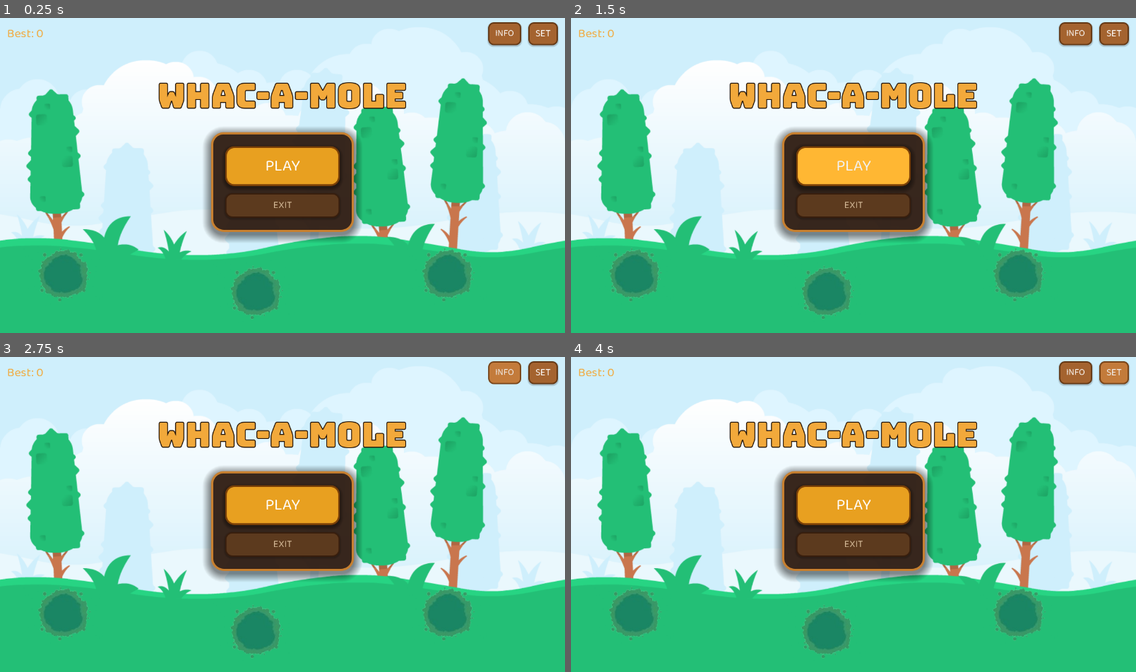
Above: before the commit, frames 1-4 (two rows, left to right).
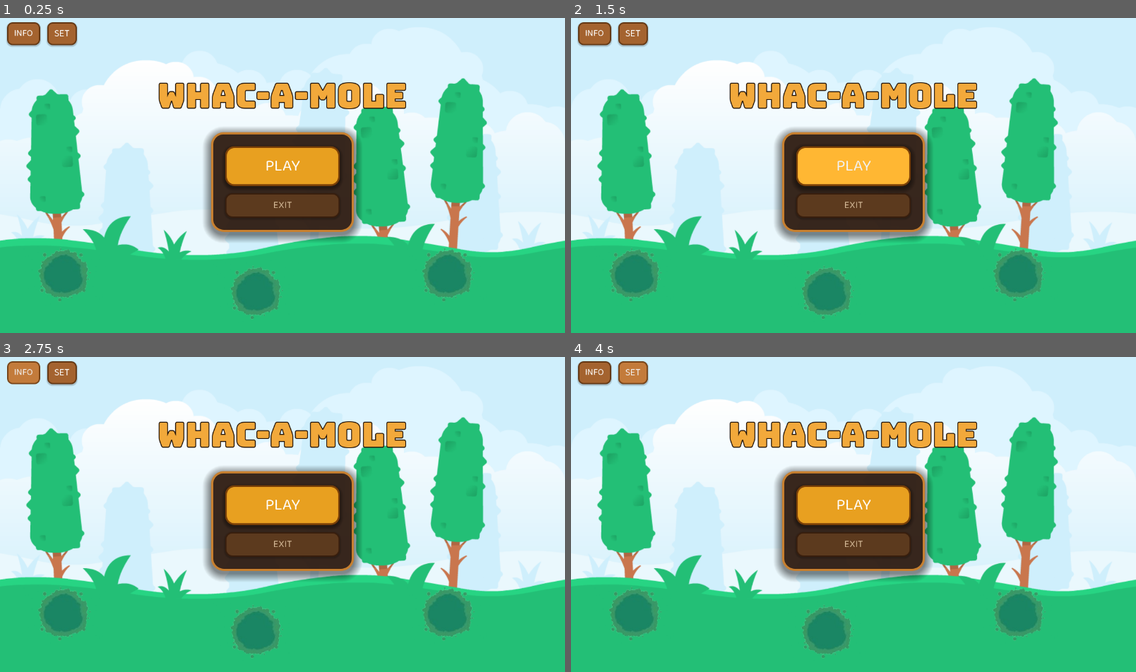
Above: after the commit, the same moments.

Repository: dexterMorgaN-9/whac-a-molee
Game: Godot game, scene res://main_menu.tscn
Same seed, same stepped clock (60 frames per second), same inputs: the game is played once before the commit and once after it.
Inputs (mouse positions are in pixels of both pictures, inside the frame that each line leads up to):
- Up to frame 1 (0.25 s): no input
- Up to frame 2 (1.5 s): click "PLAY" at 0.5 s; click "PLAY" at 1.25 s
- Up to frame 3 (2.75 s): click "INFO" at 2 s
- Up to frame 4 (4 s): click "SET" at 2.75 s; tap Enter at 3.5 s; move the mouse to (633, 609) at 3.52 s; hold Right from 3.53 s (still down); tap Alt at 3.6 s; click (633, 609) at 3.67 s

The runs differ from the first frame. In frame 1, 1.8% of the frame differs, in the area x 1-99%, y 1-10%; in frame 2, 1.8%; in frame 3, 1.7%; in frame 4, 1.8%.

Commit message:
UPDATED MAIN MENU SCENE

Diff:
--- a/main_menu.tscn
+++ b/main_menu.tscn
@@ -5,12 +5,6 @@
 [ext_resource type="PackedScene" uid="uid://b6qq2rv4r50sn" path="res://hole.tscn" id="3_holes"]
 [ext_resource type="FontFile" uid="uid://bdgkboniynclb" path="res://fonts/Bungee-Regular.ttf" id="4_bungee"]
 [ext_resource type="FontFile" uid="uid://bhcstrg3eou5v" path="res://fonts/Baloo2[wght].ttf" id="5_baloo"]
-
-[sub_resource type="FontVariation" id="FontVariation_baloo_bold"]
-base_font = ExtResource("5_baloo")
-variation_opentype = {
-"wght": 700
-}
 
 [sub_resource type="FontVariation" id="FontVariation_baloo_semibold"]
 base_font = ExtResource("5_baloo")
@@ -88,6 +82,12 @@
 shadow_size = 20
 shadow_offset = Vector2(0, 6)
 
+[sub_resource type="FontVariation" id="FontVariation_baloo_bold"]
+base_font = ExtResource("5_baloo")
+variation_opentype = {
+"wght": 700
+}
+
 [sub_resource type="StyleBoxFlat" id="StyleBoxFlat_btn_play_normal"]
 content_margin_left = 32.0
 content_margin_top = 16.0
@@ -305,14 +305,6 @@
 layout_mode = 2
 theme_override_constants/separation = 16
 
-[node name="HighScoreLabel" type="Label" parent="UI/TopBar/TopBarHBox" unique_id=841047000]
-layout_mode = 2
-size_flags_horizontal = 3
-theme_override_colors/font_color = Color(0.949, 0.663, 0.231, 1)
-theme_override_fonts/font = SubResource("FontVariation_baloo_bold")
-theme_override_font_sizes/font_size = 28
-text = "Best: 0"
-
 [node name="InfoButton" type="Button" parent="UI/TopBar/TopBarHBox" unique_id=318264789]
 custom_minimum_size = Vector2(48, 48)
 layout_mode = 2
